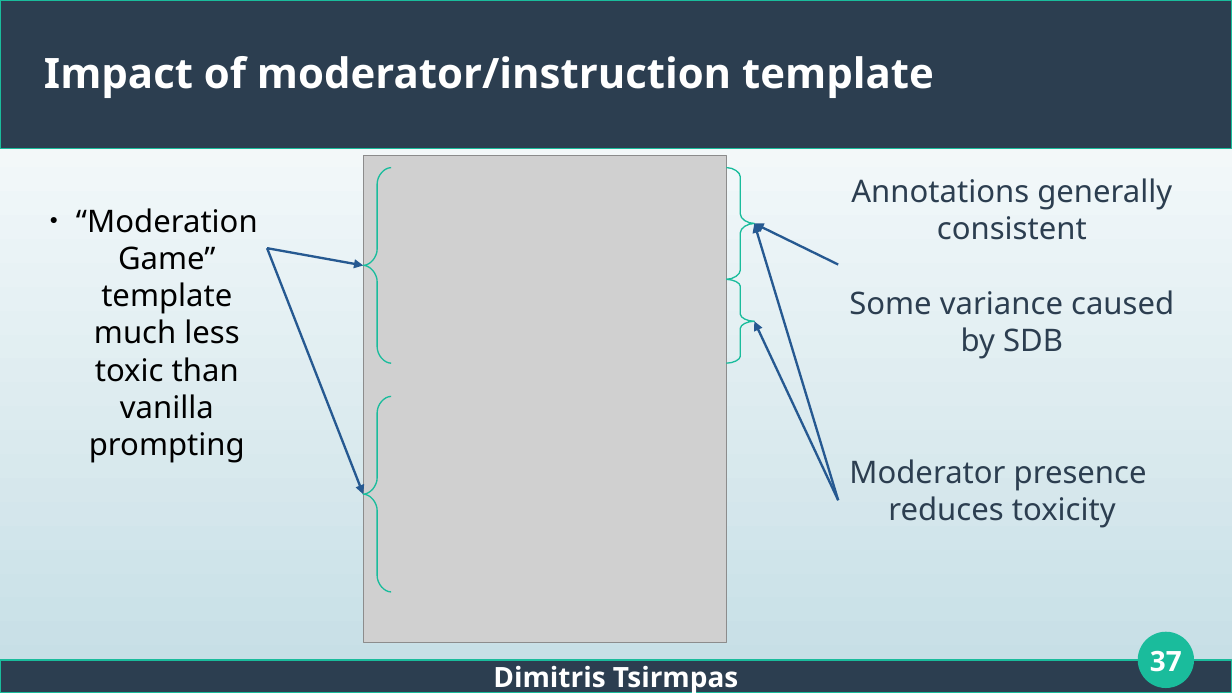
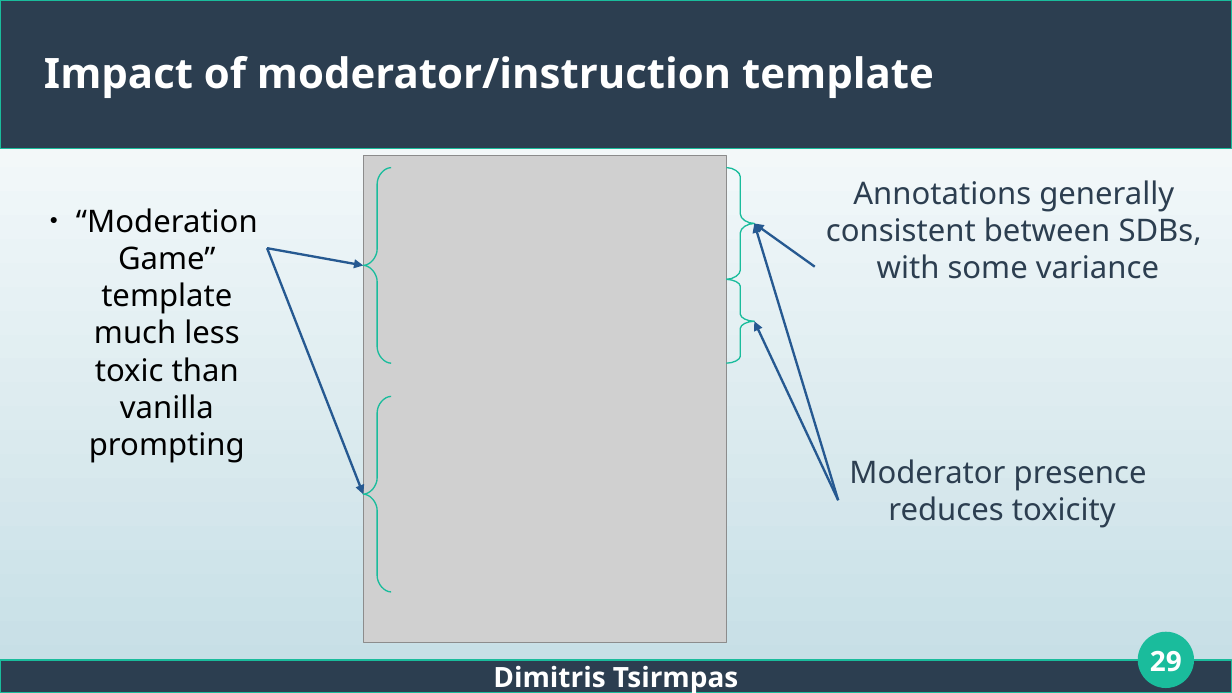
Before and after one commit to dimits-ts/llm_moderation_research, a slide deck: slide 29 of presentations/thesis.odp (slide 37 before the commit). Drawn at 1232x693 pixels with LibreOffice and Linux fonts; fonts in the diff are those of the drawing; grey boxes stand for pictures. Boxes give left, top, right and bottom in pixels: in the first picture for what was removed or moved away, otherwise in the second. Text is boxed around its words. In the diff, an @@ line names an element or a change of style, - is before the commit and + after.

```diff
--- a/presentations/thesis.odp
+++ b/presentations/thesis.odp
@@ text "Annotations generally" moved from (x1=849, y1=178, x2=1174, y2=359) to (x1=826, y1=180, x2=1202, y2=279) @@
@@ arrow moved from (838, 265) - (755, 224) to (815, 267) - (755, 224) @@
@@ text at (x1=826, y1=217, x2=1202, y2=279): text changed @@
-consistent
-Some variance caused
-by SDB
+consistent between SDBs,
+with some variance
@@ page number at (x1=1150, y1=650, x2=1182, y2=672): text changed @@
-37
+29
```
Also in this commit, not shown: 15 other slides changed, 4 slides added, 1 slide removed.
